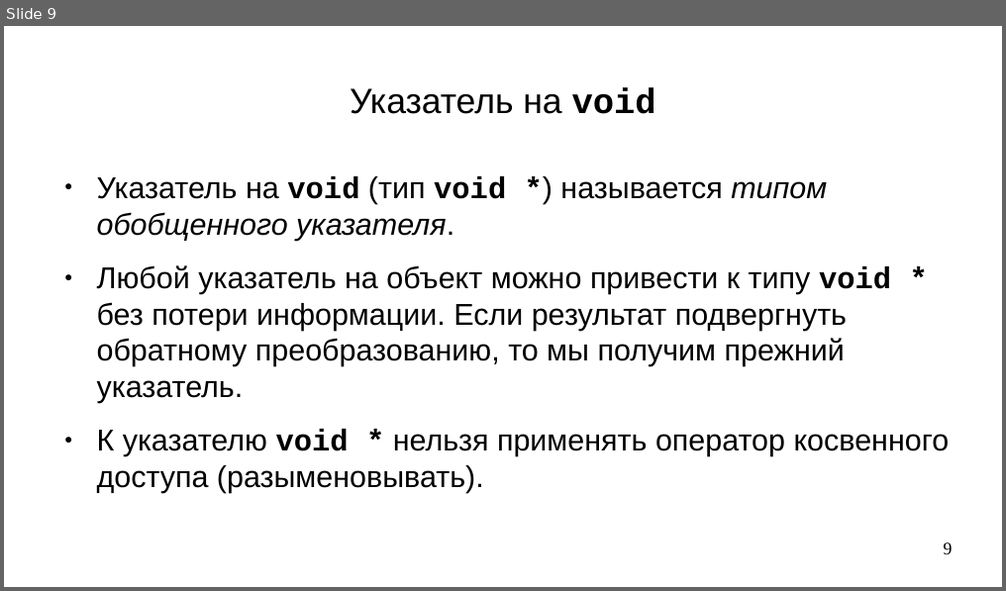
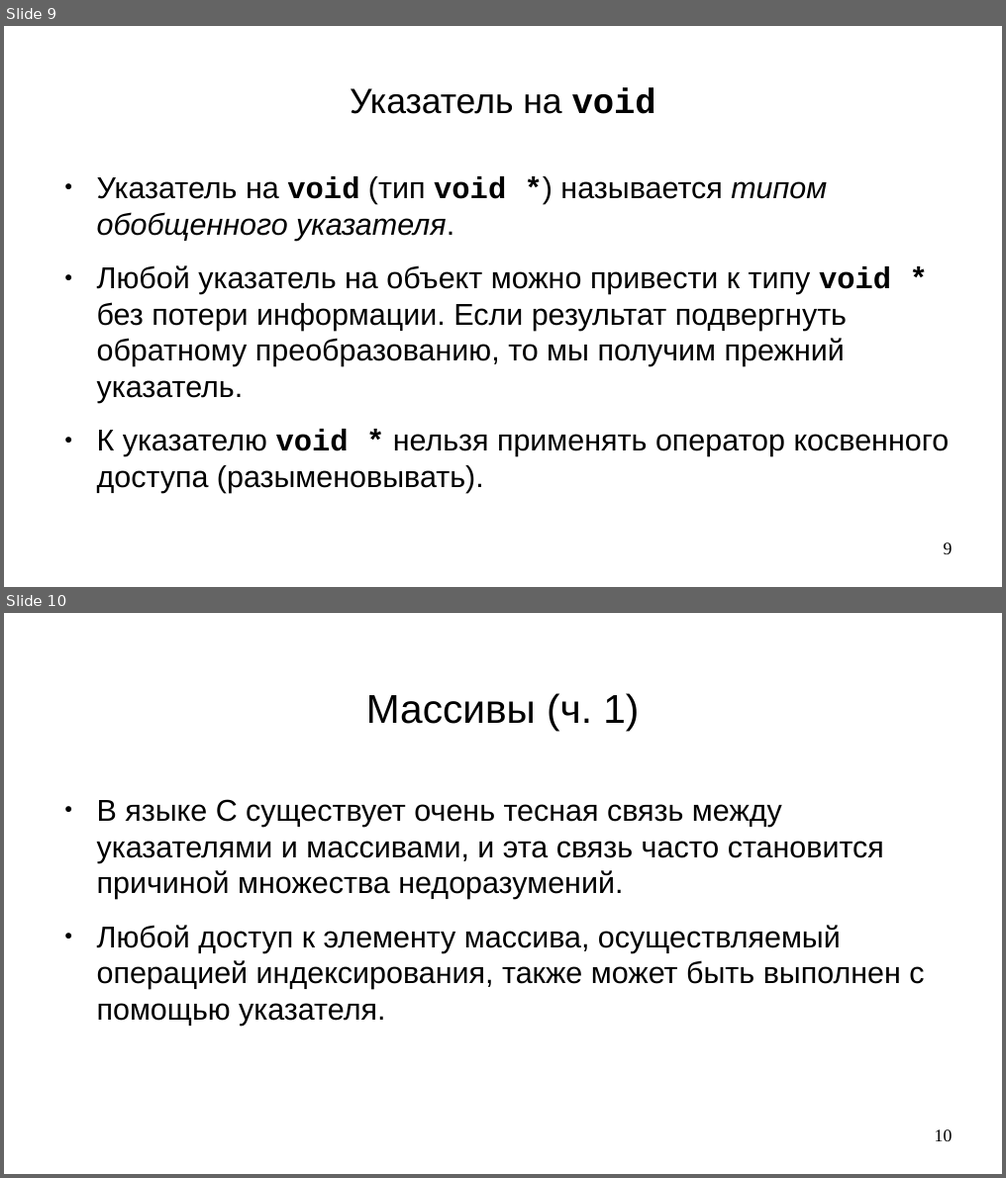
Before and after one commit to steelcraft/stud-lab, a slide deck: Лекции/CBCP01#L5.odp. Shown one above the other, each under a label of ours: slide 9 before the commit, slides 9 and 10 after it. The pictures are 1006x591 and 1006x1178 pixels, drawn with LibreOffice and Linux fonts; fonts in the diff are those of the drawing. Boxes give left, top, right and bottom in pixels: in the first picture for what was removed or moved away, otherwise in the second. Text is boxed around its words. In the diff, an @@ line names an element or a change of style, - is before the commit and + after.

```diff
--- a/Лекции/CBCP01#L5.odp
+++ b/Лекции/CBCP01#L5.odp
@@ slide 10 added at (4,613,1002,1174), background #FFFFFF @@
@@ title added at (366,693,639,731), 32 pt, text #000000 @@
+Массивы (ч. 1)
@@ text added at (97,799,924,1026), 24 pt, text #000000 @@
+● В языке C существует очень тесная связь между указателями и массивами, и эта связь часто становится причиной множества недоразумений.
+● Любой доступ к элементу массива, осуществляемый операцией индексирования, также может быть выполнен с помощью указателя.
@@ page number added at (935,1130,952,1142), 14 pt, text #000000 @@
+10
```
Also in this commit, not shown: 8 other slides added, 10 slides removed.
